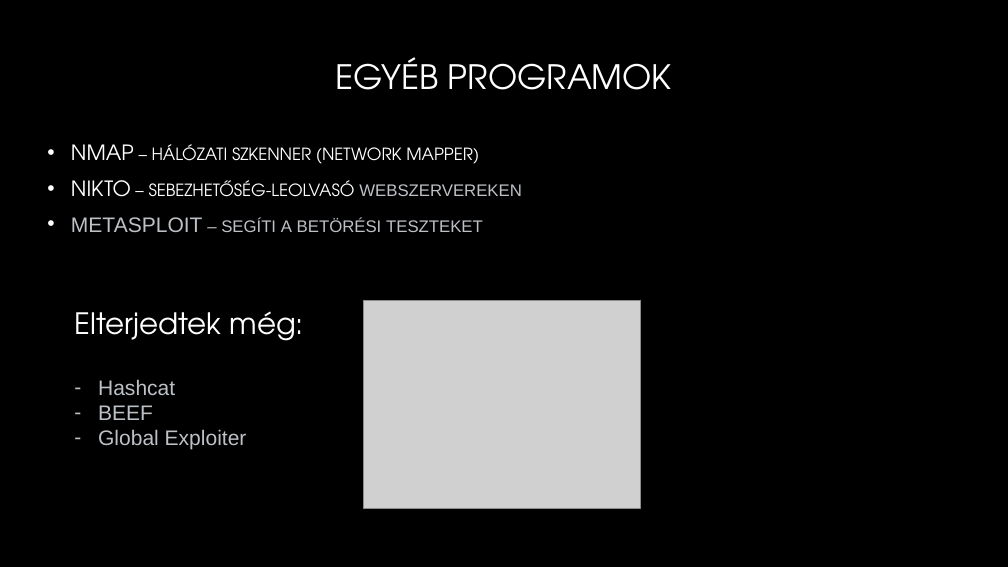
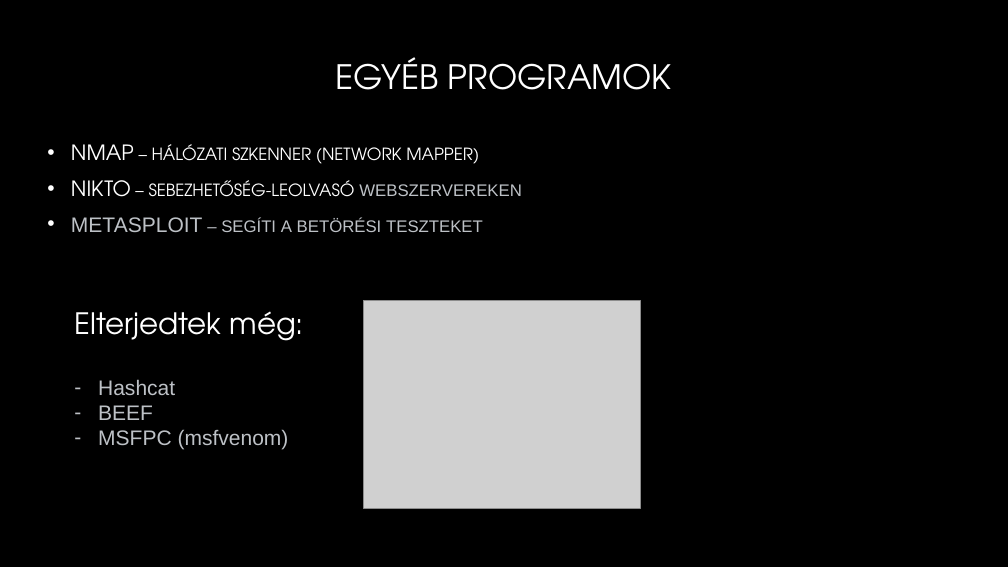
Before and after one commit to docziadrian/prezentacio, a slide deck: slide 5 of Etikus hackelés.pptx. Drawn at 1008x567 pixels with LibreOffice and Linux fonts; fonts in the diff are those of the drawing; grey boxes stand for pictures; background and template pictures are left out. Boxes give left, top, right and bottom in pixels: in the first picture for what was removed or moved away, otherwise in the second. Text is boxed around its words. In the diff, an @@ line names an element or a change of style, - is before the commit and + after.

```diff
--- a/Etikus hackelés.pptx
+++ b/Etikus hackelés.pptx
@@ text at bbox=[98, 429, 289, 450]: text changed @@
-– Global Exploiter
+– MSFPC (msfvenom)
```
Also in this commit, not shown: 1 other slide changed.
